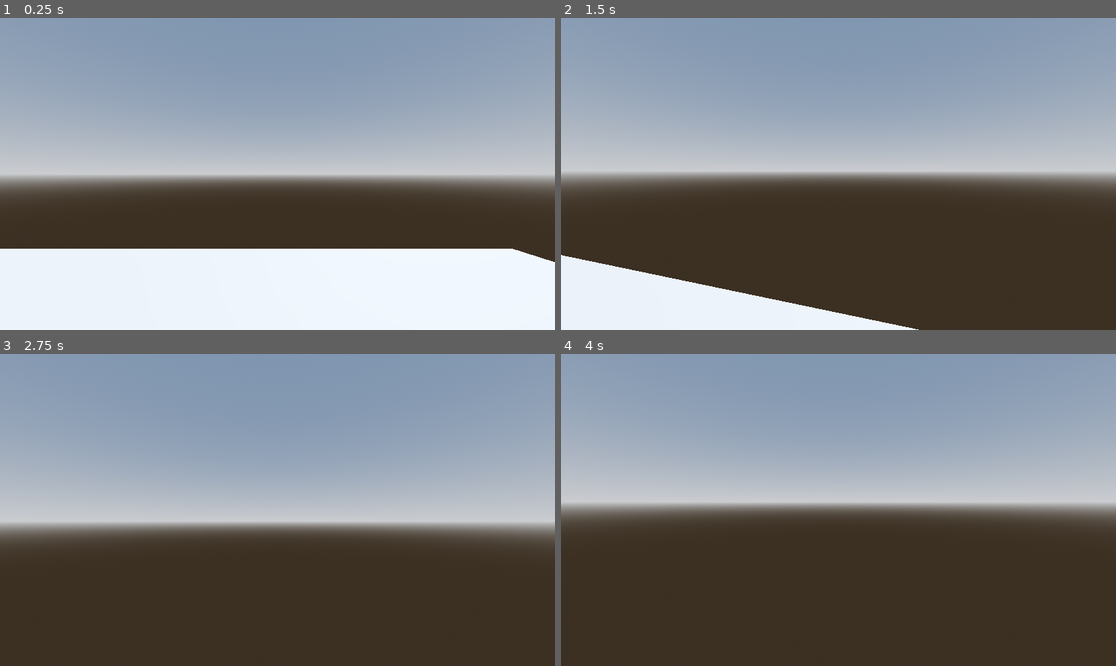
Above: before the commit, frames 1-4 (two rows, left to right).
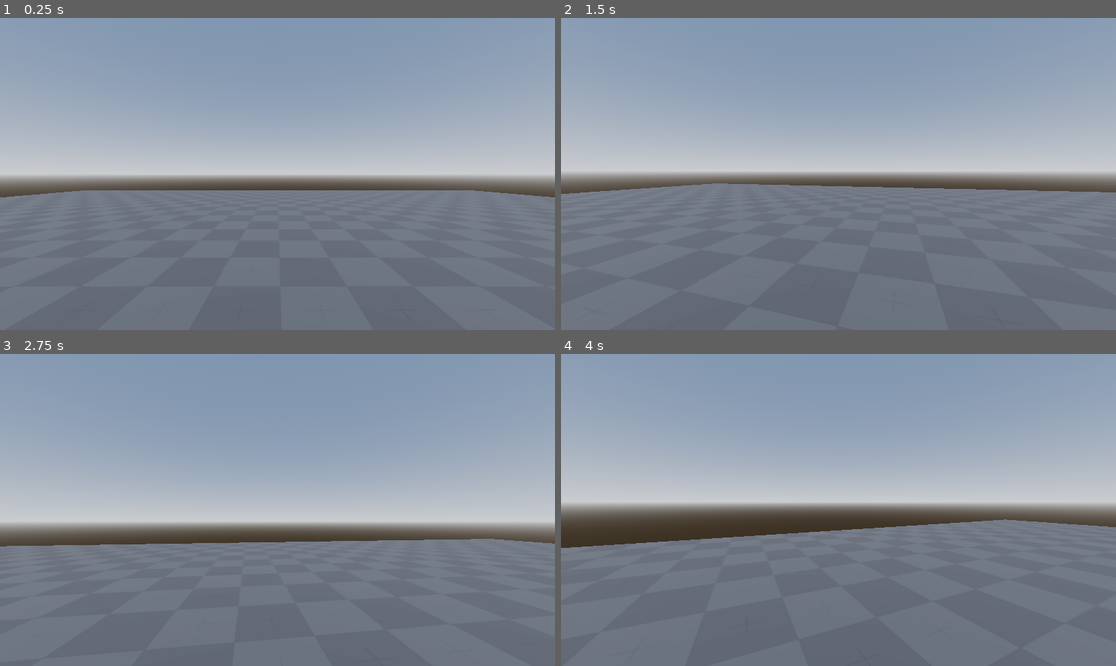
Above: after the commit, the same moments.

Repository: x64bitMango/cosmolith
Game: Godot game, scene res://home.tscn
Two runs of this game, one before a commit and one after it. Both use one fixed random seed, a clock stepped at 60 frames per second and the inputs below. The project has no main scene, so this scene is started directly.
Inputs (mouse positions are in pixels of both pictures, inside the frame that each line leads up to):
- Up to frame 1 (0.25 s): no input
- Up to frame 2 (1.5 s): move the mouse to (866, 174) at 0.52 s; hold W (move_forward) from 0.53 s (still down); move the mouse to (810, 174) at 1.27 s
- Up to frame 3 (2.75 s): keep holding W (move_forward); move the mouse to (288, 503) at 2.02 s
- Up to frame 4 (4 s): keep holding W (move_forward); move the mouse to (832, 516) at 2.77 s; move the mouse to (877, 513) at 3.52 s

The runs differ from the first frame. In frame 1, 44% of the frame differs, in the area x 0-100%, y 55-100%; in frame 2, 45%, in the area x 0-100%, y 53-100%; in frame 3, 40%; in frame 4, 43%.

Commit message:
＼(ﾟｰﾟ＼) Generic Layout + Textures
Added dark textures, foldered stuff, made a generic layout. Basic, but it works.

Diff:
--- a/memory-fault/home.tscn
+++ b/memory-fault/home.tscn
@@ -1,5 +1,6 @@
-[gd_scene load_steps=7 format=3 uid="uid://b4dnpc6nyuia7"]
+[gd_scene load_steps=9 format=3 uid="uid://b4dnpc6nyuia7"]
 
+[ext_resource type="Texture2D" uid="uid://dyo56ndpbb22y" path="res://textures/Dark/texture_09.png" id="1_1ey7h"]
 [ext_resource type="PackedScene" uid="uid://dfynh64yn6mid" path="res://player.tscn" id="1_tt30a"]
 
 [sub_resource type="ProceduralSkyMaterial" id="ProceduralSkyMaterial_j0o1r"]
@@ -18,6 +19,10 @@
 [sub_resource type="PlaneMesh" id="PlaneMesh_j0o1r"]
 size = Vector2(10, 10)
 
+[sub_resource type="StandardMaterial3D" id="StandardMaterial3D_o1ld7"]
+albedo_texture = ExtResource("1_1ey7h")
+uv1_scale = Vector3(20, 20, 20)
+
 [sub_resource type="ConcavePolygonShape3D" id="ConcavePolygonShape3D_1ey7h"]
 data = PackedVector3Array(5, 0, 5, -5, 0, 5, 5, 0, -5, -5, 0, 5, -5, 0, -5, 5, 0, -5)
 
@@ -30,17 +35,18 @@
 transform = Transform3D(-0.866025, -0.433013, 0.25, 0, 0.5, 0.866025, -0.5, 0.75, -0.433013, 0, 0, 0)
 shadow_enabled = true
 
-[node name="MeshInstance3D" type="MeshInstance3D" parent="."]
-transform = Transform3D(1, 0, 0, 0, 1, 0, 0, 0, 1, -0.00372034, 0, 0)
+[node name="Floor" type="MeshInstance3D" parent="."]
+transform = Transform3D(3.99327, 0, 0, 0, 1.02308, 0, 0, 0, 4.20646, -0.00372034, 0, 0)
 mesh = SubResource("PlaneMesh_j0o1r")
+surface_material_override/0 = SubResource("StandardMaterial3D_o1ld7")
 
-[node name="StaticBody3D" type="StaticBody3D" parent="MeshInstance3D"]
+[node name="StaticBody3D" type="StaticBody3D" parent="Floor"]
 
-[node name="CollisionShape3D" type="CollisionShape3D" parent="MeshInstance3D/StaticBody3D"]
+[node name="CollisionShape3D" type="CollisionShape3D" parent="Floor/StaticBody3D"]
 shape = SubResource("ConcavePolygonShape3D_1ey7h")
 
 [node name="Player" parent="." instance=ExtResource("1_tt30a")]
-transform = Transform3D(1, 0, 0, 0, 1, 0, 0, 0, 1, 0.425619, 1.13811, -1.12514)
+transform = Transform3D(1, 0, 0, 0, 1, 0, 0, 0, 1, -0.0442078, 1.43048, -0.174933)
 linear_damp = 3.0
 
 [node name="Yaw" type="Node3D" parent="Player"]
--- a/memory-fault/player.gd
+++ b/memory-fault/player.gd
@@ -19,7 +19,7 @@
 
 	# Transform direction to local basis
 	var direction = (yaw_node.transform.basis * input).normalized()
-	apply_central_force(direction * 1200.0 * delta)
+	apply_central_force(direction * 1300.0 * delta)
 
 	# Escape to show mouse
 	if Input.is_action_just_pressed("ui_cancel"):
--- /dev/null
+++ b/memory-fault/shaders/home.gdshader
@@ -0,0 +1,14 @@
+shader_type spatial;
+
+void vertex() {
+	// Called for every vertex the material is visible on.
+}
+
+void fragment() {
+	// Called for every pixel the material is visible on.
+}
+
+//void light() {
+//	// Called for every pixel for every light affecting the material.
+//	// Uncomment to replace the default light processing function with this one.
+//}
Not shown, added: memory-fault/shaders/home.gdshader.uid
Binary file added: memory-fault/textures/Dark/texture_01.png
Not shown, added: memory-fault/textures/Dark/texture_01.png.import
Binary file added: memory-fault/textures/Dark/texture_02.png
Not shown, added: memory-fault/textures/Dark/texture_02.png.import
Binary file added: memory-fault/textures/Dark/texture_03.png
Not shown, added: memory-fault/textures/Dark/texture_03.png.import
Binary file added: memory-fault/textures/Dark/texture_04.png
Not shown, added: memory-fault/textures/Dark/texture_04.png.import
Binary file added: memory-fault/textures/Dark/texture_05.png
Not shown, added: memory-fault/textures/Dark/texture_05.png.import
Binary file added: memory-fault/textures/Dark/texture_06.png
(and 15 more such lines)
